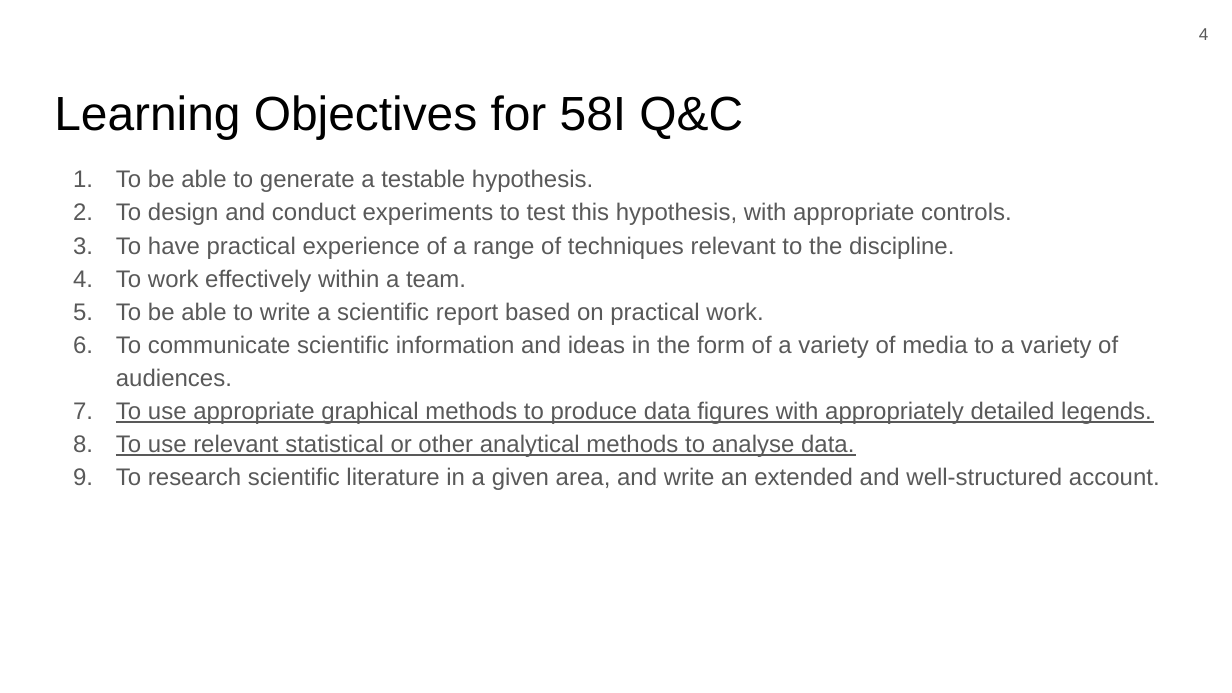
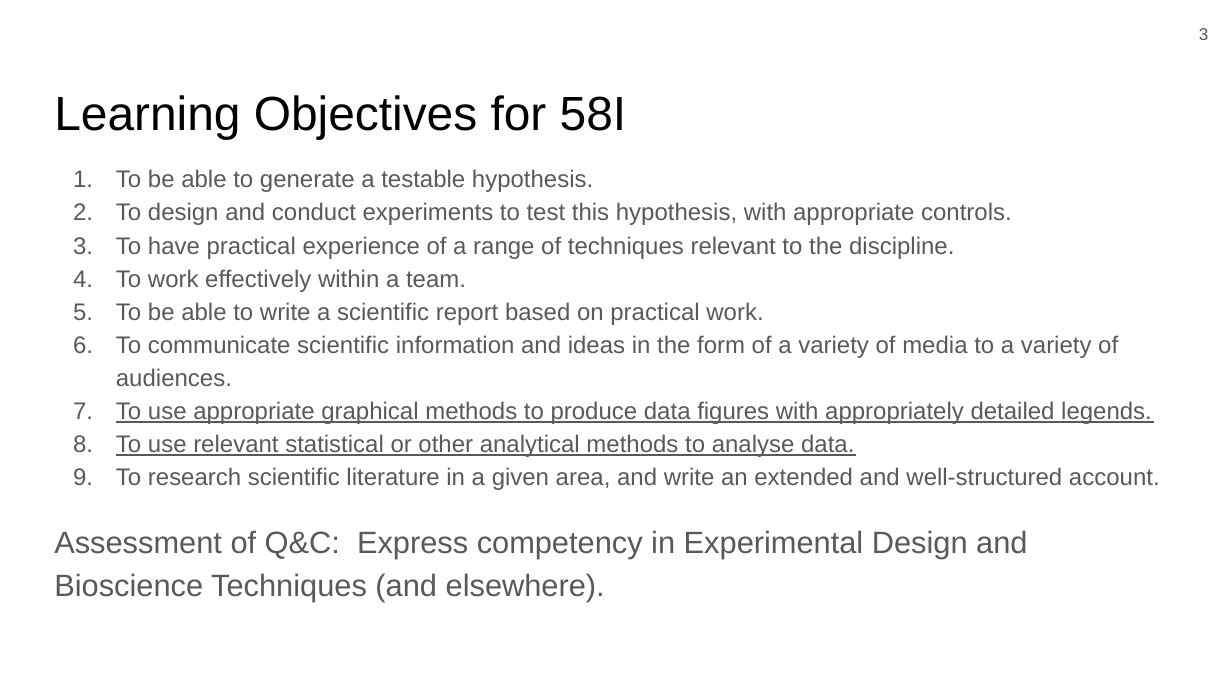
Before and after one commit to 3mmaRand/58I_quant_and_comp_2019, a slide deck: slide 3 of slides/introduction_2019.pptx (slide 4 before the commit). Drawn at 1232x693 pixels with LibreOffice and Linux fonts; fonts in the diff are those of the drawing; background and template pictures are left out. Boxes give left, top, right and bottom in pixels: in the first picture for what was removed or moved away, otherwise in the second. Text is boxed around its words. In the diff, an @@ line names an element or a change of style, - is before the commit and + after.

```diff
--- a/slides/introduction_2019.pptx
+++ b/slides/introduction_2019.pptx
@@ page number at [1199, 28, 1209, 40]: text changed @@
-4
+3
@@ title at [54, 95, 627, 139]: text changed @@
-Learning Objectives for 58I Q&C
+Learning Objectives for 58I
@@ text at [54, 530, 1027, 601]: paragraph added @@
+Assessment of Q&C: Express competency in Experimental Design and Bioscience Techniques (and elsewhere).
```
Also in this commit, not shown: 8 other slides changed, 2 slides removed, 3 other files.
